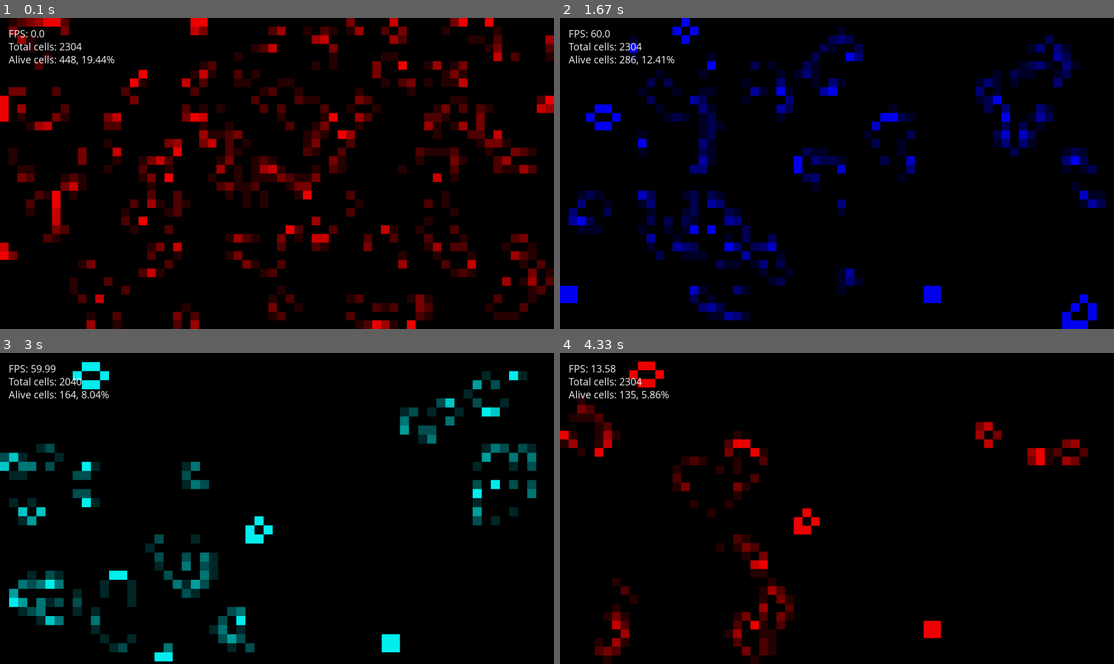
Above: before the commit, frames 1-4 (two rows, left to right).
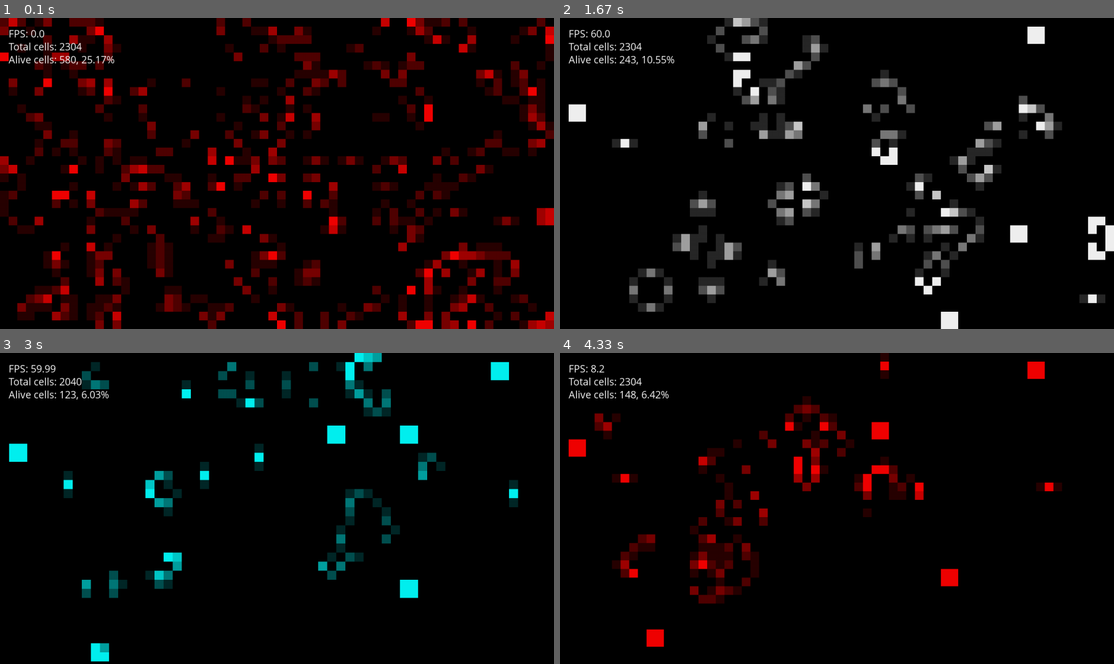
Above: after the commit, the same moments.

Repository: DavideTonin99/pygameoflife
Game: pygame game, started from main.py
The game is run twice, just before and just after one commit, with the same random seed, the same clock (stepped at 60 frames per second) and the same inputs.
Inputs:
- Up to frame 1 (0.1 s): no input
- Up to frame 2 (1.67 s): tap one key every 0.33 s from 0.33 s: Enter B Space W
- Up to frame 3 (3 s): tap + at 1.67 s; hold G 2.13-2.63 s; tap Space at 2.2, 2.73 s; tap C at 2.28 s
- Up to frame 4 (4.33 s): tap Space at 3.03, 3.23, 4.27 s; tap W at 3.32 s; tap - at 3.5 s; tap R at 3.83 s

The runs differ from the first frame. In frame 1, 38% of the frame differs, in the area x 0-100%, y 0-100%; in frame 2, 22%; in frame 3, 14%; in frame 4, 12%.

Commit message:
Added window update when it is in stop and it's resized or reinitialized

Diff:
--- a/main.py
+++ b/main.py
@@ -10,6 +10,7 @@
 game_ended = False; game_stop = False; FPS = 60; CELL_SIZE = 20
 total_cells, alive_cells = 0, 0
 game_board = None
+board_changed = False; initialized_board = False
 color = "red"
 
 
@@ -17,6 +18,7 @@
     """Initialize the game board with random alive and dead cells"""
     global game_board
     game_board = np.random.randint(2, size=(HEIGHT//CELL_SIZE, WIDTH//CELL_SIZE))
+
 
 def game_board_transition():
     """Parse the game board, count neighbours and do the transition to the next step"""
@@ -70,6 +72,7 @@
 
 
 def resize_board(action):
+    """ Resize the game board """
     global game_board, CELL_SIZE
     if action == "+": CELL_SIZE += 1
     else: CELL_SIZE -= 1
@@ -111,39 +114,30 @@
     pygame.font.init()
     text_settings = pygame.font.SysFont("Open Sans", 25)
 
-    init_board()
+    init_board(); initialized_board = True
 
     while not game_ended:
         # Event handler
         for event in pygame.event.get():
-            if event.type == pygame.QUIT:
-                game_ended = True
+            if event.type == pygame.QUIT: game_ended = True
             if event.type == KEYDOWN:
-                if event.key == K_ESCAPE or event.key == K_F4:
-                    game_ended = True
-                if event.key == K_RETURN:
-                    init_board()
-                if event.key == K_SPACE:
-                    game_stop = not game_stop
-                if event.key == K_r:
-                    color = "red"
-                if event.key == K_g:
-                    color = "green"
-                if event.key == K_b:
-                    color = "blue"
-                if event.key == K_c:
-                    color = "cyan"
-                if event.key == K_w:
-                    color = "white"
-                if event.key == K_p or event.key == K_PLUS:
-                    resize_board("+")
-                if event.key == K_m or event.key == K_MINUS:
-                    resize_board("-")
+                if event.key == K_ESCAPE or event.key == K_F4: game_ended = True
+                if event.key == K_RETURN:                      init_board(); board_changed = True; initialized_board = True
+                if event.key == K_SPACE:                       game_stop = not game_stop
+                if event.key == K_r:                           color = "red"; board_changed = True
+                if event.key == K_g:                           color = "green"; board_changed = True
+                if event.key == K_b:                           color = "blue"; board_changed = True
+                if event.key == K_c:                           color = "cyan"; board_changed = True
+                if event.key == K_w:                           color = "white"; board_changed = True
+                if event.key == K_p or event.key == K_PLUS:    resize_board("+"); board_changed = True
+                if event.key == K_m or event.key == K_MINUS:   resize_board("-"); board_changed = True
 
-        if not game_stop:
+        if not game_stop or board_changed == True:
             pygame.Surface.fill(game_window, (0, 0, 0))
 
-            game_board_transition()
+
+            if not initialized_board: game_board_transition()
+            else: initialized_board = not initialized_board
             draw_game_board()
 
             total_cells = (WIDTH // CELL_SIZE) * (HEIGHT // CELL_SIZE)
@@ -152,6 +146,7 @@
             game_window.blit(text_settings.render("Total cells: "+str(total_cells), True, (255, 255, 255)), (20, 50))
             game_window.blit(text_settings.render("Alive cells: " + str(alive_cells)+", "+str(round(alive_cells*100/total_cells, 2))+"%", True,(255, 255, 255)), (20, 80))
 
+            if board_changed: board_changed = not board_changed
             pygame.display.flip()
             clock.tick(FPS)
 
